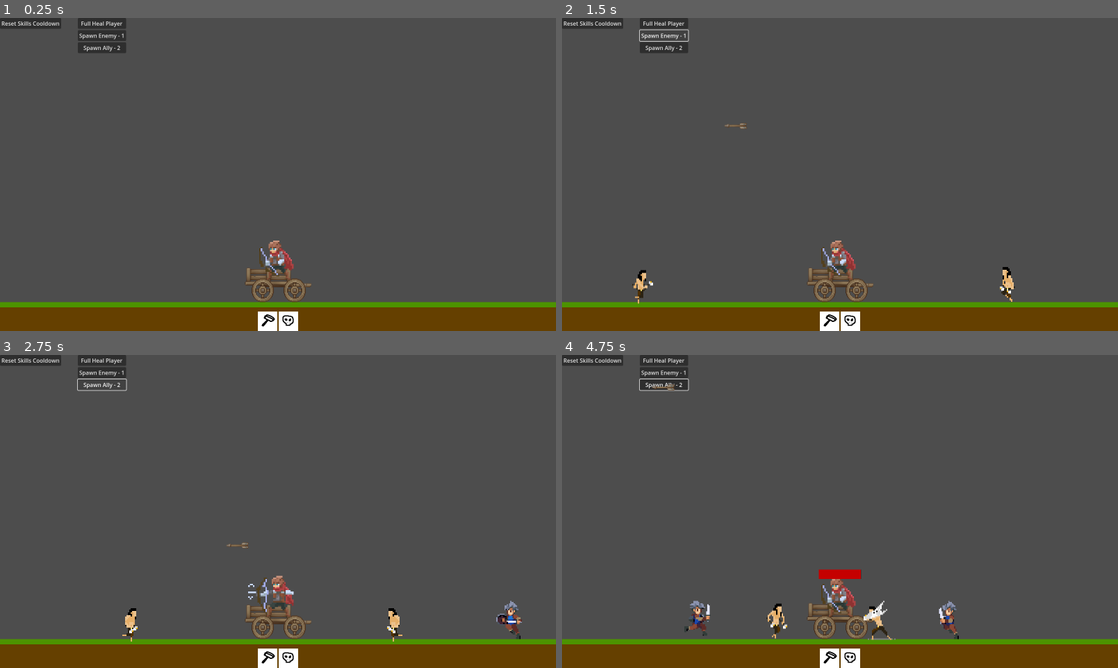
Above: before the commit, frames 1-4 (two rows, left to right).
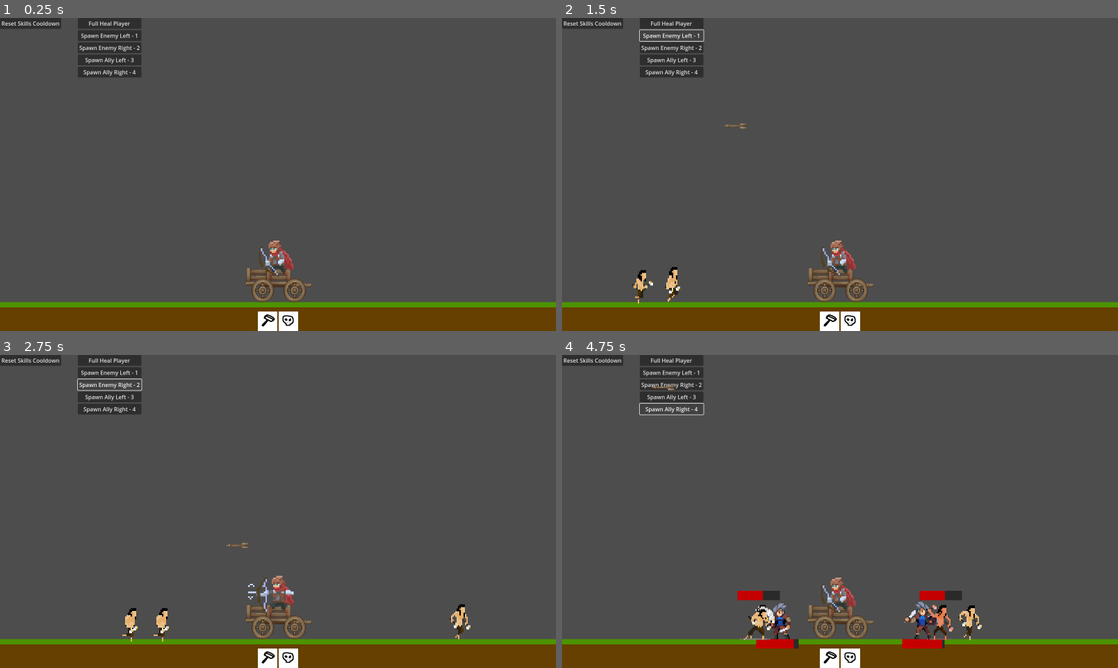
Above: after the commit, the same moments.

Repository: GesunderApfel/TowerDefense_Prototype
Game: Godot game, scene res://scenes/combat/combat_test/combat_manager.tscn
Two runs of this game, one before a commit and one after it. Both use one fixed random seed, a clock stepped at 60 frames per second and the inputs below. The project has no main scene, so this scene is started directly.
Inputs (mouse positions are in pixels of both pictures, inside the frame that each line leads up to):
- Up to frame 1 (0.25 s): no input
- Up to frame 2 (1.5 s): click (662, 36) at 0.5 s, where only the run before the commit has a clickable "Spawn Enemy - 1"; click (673, 36) at 1.25 s, where only the run after the commit has a clickable "Spawn Enemy Left - 1"
- Up to frame 3 (2.75 s): click (100, 386) at 2 s, where only the run before the commit has a clickable "Spawn Ally - 2"
- Up to frame 4 (4.75 s): click (673, 386) at 2.75 s, where only the run after the commit has a clickable "Spawn Enemy Right - 2"; click (673, 395) at 3.5 s, where only the run after the commit has a clickable "Spawn Ally Left - 3"; click (673, 408) at 4.25 s, where only the run after the commit has a clickable "Spawn Ally Right - 4"

The runs differ from the first frame. In frame 1, 1.2% of the frame differs, in the area x 14-26%, y 0-19%; in frame 2, 1.5%; in frame 3, 1.9%; in frame 4, 4.2%, in the area x 13-76%, y 0-94%.

Commit message:
enemies and allies are fighting each other

Diff:
--- a/scenes/combat/combat_test/ally.tscn
+++ b/scenes/combat/combat_test/ally.tscn
@@ -1,8 +1,9 @@
-[gd_scene load_steps=61 format=3 uid="uid://b5p148lejp4uu"]
+[gd_scene load_steps=62 format=3 uid="uid://b5p148lejp4uu"]
 
 [ext_resource type="Script" path="res://scripts/combat/combat_ally.gd" id="1_drlv4"]
 [ext_resource type="Texture2D" uid="uid://dc1jg1uunsqgw" path="res://assets/graphics/combat/combat_test_graphics/Characters/Allies/char_blue.png" id="2_ldxid"]
 [ext_resource type="Script" path="res://scripts/core/animation_tree_state.gd" id="3_njq74"]
+[ext_resource type="PackedScene" uid="uid://bl51pk2vko0vm" path="res://scenes/combat/combat_health_bar.tscn" id="4_woj7t"]
 
 [sub_resource type="CapsuleShape2D" id="CapsuleShape2D_ae3ur"]
 radius = 8.05604
@@ -282,11 +283,11 @@
 
 [sub_resource type="AnimationNodeStateMachineTransition" id="AnimationNodeStateMachineTransition_ix56n"]
 advance_mode = 2
-advance_expression = "current_state == DYING"
+advance_expression = "current_state == \"DYING\""
 
 [sub_resource type="AnimationNodeStateMachineTransition" id="AnimationNodeStateMachineTransition_dp8mg"]
 advance_mode = 2
-advance_expression = "current_state == DYING"
+advance_expression = "current_state == \"DYING\""
 
 [sub_resource type="AnimationNodeStateMachineTransition" id="AnimationNodeStateMachineTransition_eb3o7"]
 advance_mode = 2
@@ -294,16 +295,15 @@
 
 [sub_resource type="AnimationNodeStateMachineTransition" id="AnimationNodeStateMachineTransition_o1u7p"]
 advance_mode = 2
-advance_expression = "current_state == ATTACKING"
+advance_expression = "current_state == \"ATTACKING\""
 
 [sub_resource type="AnimationNodeStateMachineTransition" id="AnimationNodeStateMachineTransition_x82gb"]
 advance_mode = 2
-advance_expression = "current_state == AllyState.ATTACKING"
+advance_expression = "current_state == \"ATTACKING\""
 
 [sub_resource type="AnimationNodeStateMachineTransition" id="AnimationNodeStateMachineTransition_hqw3u"]
 switch_mode = 2
 advance_mode = 2
-advance_expression = "current_state == AllyState.IDLE"
 
 [sub_resource type="AnimationNodeStateMachineTransition" id="AnimationNodeStateMachineTransition_w2any"]
 switch_mode = 2
@@ -311,7 +311,7 @@
 
 [sub_resource type="AnimationNodeStateMachineTransition" id="AnimationNodeStateMachineTransition_0fk00"]
 advance_mode = 2
-advance_expression = "current_state == DYING"
+advance_expression = "current_state == \"DYING\""
 
 [sub_resource type="AnimationNodeStateMachine" id="AnimationNodeStateMachine_mp8ts"]
 states/End/position = Vector2(628, 215)
@@ -338,7 +338,7 @@
 "times": PackedFloat32Array(0),
 "transitions": PackedFloat32Array(1),
 "update": 1,
-"values": [&"walk"]
+"values": [&"idle"]
 }
 tracks/1/type = "value"
 tracks/1/imported = false
@@ -477,6 +477,8 @@
 }
 
 [node name="Ally" type="CharacterBody2D" groups=["ally"]]
+collision_layer = 4
+collision_mask = 5
 script = ExtResource("1_drlv4")
 
 [node name="CollisionShape2D" type="CollisionShape2D" parent="."]
@@ -489,7 +491,7 @@
 [node name="Areas_FacingRight" type="Node2D" parent="Areas"]
 
 [node name="AttackArea_Melee_R" type="Area2D" parent="Areas/Areas_FacingRight"]
-collision_mask = 2
+collision_layer = 0
 
 [node name="CollisionShape2D" type="CollisionShape2D" parent="Areas/Areas_FacingRight/AttackArea_Melee_R"]
 position = Vector2(0, -62.585)
@@ -499,13 +501,15 @@
 visible = false
 
 [node name="AttackArea_Melee_L" type="Area2D" parent="Areas/Areas_FacingLeft"]
-collision_mask = 2
+collision_layer = 0
 
 [node name="CollisionShape2D" type="CollisionShape2D" parent="Areas/Areas_FacingLeft/AttackArea_Melee_L"]
 position = Vector2(0, -62.585)
 shape = SubResource("CircleShape2D_aipwp")
 
 [node name="Area_AttackRadius" type="Area2D" parent="Areas"]
+collision_layer = 4
+collision_mask = 5
 
 [node name="CollisionShape2D" type="CollisionShape2D" parent="Areas/Area_AttackRadius"]
 position = Vector2(0, -46)
@@ -519,7 +523,7 @@
 texture_filter = 1
 position = Vector2(1.49925, -28)
 sprite_frames = SubResource("SpriteFrames_7a1dv")
-animation = &"walk"
+animation = &"idle"
 
 [node name="AnimationTree" type="AnimationTree" parent="Visuals"]
 active = false
@@ -533,3 +537,15 @@
 libraries = {
 "": SubResource("AnimationLibrary_jp5sj")
 }
+
+[node name="Timers" type="Node" parent="."]
+
+[node name="timer_wait_after_melee_attack" type="Timer" parent="Timers"]
+wait_time = 3.0
+one_shot = true
+
+[node name="timer_transition_idle_walk" type="Timer" parent="Timers"]
+wait_time = 0.1
+one_shot = true
+
+[node name="CombatHealthBar" parent="." instance=ExtResource("4_woj7t")]
--- a/scenes/combat/combat_test/enemy.tscn
+++ b/scenes/combat/combat_test/enemy.tscn
@@ -1,9 +1,10 @@
-[gd_scene load_steps=56 format=3 uid="uid://kd4xv22ktbk8"]
+[gd_scene load_steps=58 format=3 uid="uid://kd4xv22ktbk8"]
 
 [ext_resource type="Script" path="res://scripts/combat/enemy.gd" id="1_5ktnc"]
 [ext_resource type="Texture2D" uid="uid://bsx3bcku7oeis" path="res://assets/graphics/combat/combat_test_graphics/Characters/Enemies/pixelAxeBandit/Axe Bandit Attack.png" id="2_yug3r"]
 [ext_resource type="Texture2D" uid="uid://ceyx3ssv54iea" path="res://assets/graphics/combat/combat_test_graphics/Characters/Enemies/pixelAxeBandit/Axe Bandit.png" id="3_q7iku"]
 [ext_resource type="Texture2D" uid="uid://dgdveeepmxvqc" path="res://assets/graphics/combat/combat_test_graphics/Characters/Enemies/pixelAxeBandit/axe bandit run.png" id="4_682wd"]
+[ext_resource type="Script" path="res://scripts/core/animation_tree_state.gd" id="5_458rn"]
 [ext_resource type="PackedScene" uid="uid://bl51pk2vko0vm" path="res://scenes/combat/combat_health_bar.tscn" id="5_tcx13"]
 
 [sub_resource type="CapsuleShape2D" id="CapsuleShape2D_yqcq4"]
@@ -12,6 +13,8 @@
 
 [sub_resource type="CircleShape2D" id="CircleShape2D_qmhym"]
 radius = 39.55
+
+[sub_resource type="CircleShape2D" id="CircleShape2D_irewp"]
 
 [sub_resource type="AtlasTexture" id="AtlasTexture_q0c2f"]
 atlas = ExtResource("2_yug3r")
@@ -198,56 +201,58 @@
 
 [sub_resource type="AnimationNodeStateMachineTransition" id="AnimationNodeStateMachineTransition_m0fdm"]
 advance_mode = 2
-advance_condition = &"IsAttacking"
+advance_expression = "current_state == \"ATTACKING\""
 
 [sub_resource type="AnimationNodeStateMachineTransition" id="AnimationNodeStateMachineTransition_i3hya"]
 advance_mode = 2
-advance_condition = &"IsWalking"
+advance_expression = "current_state == \"WALKING\""
 
 [sub_resource type="AnimationNodeStateMachineTransition" id="AnimationNodeStateMachineTransition_70ga5"]
 switch_mode = 2
 advance_mode = 2
+advance_expression = "current_state == \"IDLE\""
 
 [sub_resource type="AnimationNodeStateMachineTransition" id="AnimationNodeStateMachineTransition_o6vab"]
 advance_mode = 2
-advance_condition = &"IsAttacking"
+advance_expression = "current_state == \"ATTACKING\""
 
 [sub_resource type="AnimationNodeStateMachineTransition" id="AnimationNodeStateMachineTransition_xs3ie"]
 advance_mode = 2
-advance_condition = &"IsBerserk"
+advance_expression = "current_state == \"SKILL_BERSERK\""
 
 [sub_resource type="AnimationNodeStateMachineTransition" id="AnimationNodeStateMachineTransition_4h8bo"]
 advance_mode = 2
-advance_condition = &"IsAttacking"
+advance_expression = "current_state == \"IDLE\""
 
 [sub_resource type="AnimationNodeStateMachineTransition" id="AnimationNodeStateMachineTransition_xl4w3"]
 priority = 0
 advance_mode = 2
-advance_condition = &"IsGettingHit"
+advance_expression = "current_state == \"GETTING_HIT\""
 
 [sub_resource type="AnimationNodeStateMachineTransition" id="AnimationNodeStateMachineTransition_ejr6j"]
 priority = 0
 advance_mode = 2
-advance_condition = &"IsGettingHit"
+advance_expression = "current_state == \"GETTING_HIT\""
 
 [sub_resource type="AnimationNodeStateMachineTransition" id="AnimationNodeStateMachineTransition_5xnos"]
 switch_mode = 2
 advance_mode = 2
+advance_expression = "current_state == \"IDLE\""
 
 [sub_resource type="AnimationNodeStateMachineTransition" id="AnimationNodeStateMachineTransition_lxv50"]
 switch_mode = 2
 advance_mode = 2
-advance_condition = &"IsAttacking"
+advance_expression = "current_state == \"ATTACKING\""
 
 [sub_resource type="AnimationNodeStateMachineTransition" id="AnimationNodeStateMachineTransition_owntu"]
 priority = 0
 advance_mode = 2
-advance_condition = &"IsGettingHit"
+advance_expression = "current_state == \"GETTING_HIT\""
 
 [sub_resource type="AnimationNodeStateMachineTransition" id="AnimationNodeStateMachineTransition_mpjnn"]
 switch_mode = 2
 advance_mode = 2
-advance_condition = &"IsWalking"
+advance_expression = "current_state == \"WALKING\""
 
 [sub_resource type="AnimationNodeStateMachine" id="AnimationNodeStateMachine_6m1py"]
 states/End/position = Vector2(1081, 111)
@@ -495,7 +500,7 @@
 
 [node name="CharacterBody2D" type="CharacterBody2D" groups=["enemy"]]
 position = Vector2(500, 0)
-collision_mask = 2
+collision_mask = 6
 script = ExtResource("1_5ktnc")
 
 [node name="CollisionShape2D" type="CollisionShape2D" parent="."]
@@ -503,26 +508,36 @@
 shape = SubResource("CapsuleShape2D_yqcq4")
 debug_color = Color(0.992482, 0, 0.251412, 0.42)
 
-[node name="Areas_FacingRight" type="Node2D" parent="."]
-rotation = 6.28319
-
-[node name="AttackArea_Melee_R" type="Area2D" parent="Areas_FacingRight"]
-collision_mask = 2
-
-[node name="CollisionShape2D" type="CollisionShape2D" parent="Areas_FacingRight/AttackArea_Melee_R"]
+[node name="Areas" type="Node2D" parent="."]
+
+[node name="Areas_FacingRight" type="Node2D" parent="Areas"]
+
+[node name="AttackArea_Melee_R" type="Area2D" parent="Areas/Areas_FacingRight"]
+collision_mask = 6
+
+[node name="CollisionShape2D" type="CollisionShape2D" parent="Areas/Areas_FacingRight/AttackArea_Melee_R"]
 position = Vector2(0, -62.585)
 shape = SubResource("CircleShape2D_qmhym")
 
-[node name="Areas_FacingLeft" type="Node2D" parent="."]
+[node name="Areas_FacingLeft" type="Node2D" parent="Areas"]
 visible = false
-rotation = 6.28319
-
-[node name="AttackArea_Melee_L" type="Area2D" parent="Areas_FacingLeft"]
-collision_mask = 2
-
-[node name="CollisionShape2D" type="CollisionShape2D" parent="Areas_FacingLeft/AttackArea_Melee_L"]
+
+[node name="AttackArea_Melee_L" type="Area2D" parent="Areas/Areas_FacingLeft"]
+collision_mask = 6
+
+[node name="CollisionShape2D" type="CollisionShape2D" parent="Areas/Areas_FacingLeft/AttackArea_Melee_L"]
 position = Vector2(0, -62.585)
 shape = SubResource("CircleShape2D_qmhym")
+
+[node name="Area_ScanRadius" type="Area2D" parent="Areas"]
+collision_layer = 0
+collision_mask = 6
+
+[node name="CollisionShape2D" type="CollisionShape2D" parent="Areas/Area_ScanRadius"]
+position = Vector2(3, -53)
+scale = Vector2(15, 15)
+shape = SubResource("CircleShape2D_irewp")
+debug_color = Color(0.772201, 0.443305, 9.62615e-07, 0.42)
 
 [node name="Animator" type="Node2D" parent="."]
 
@@ -537,10 +552,7 @@
 active = false
 tree_root = SubResource("AnimationNodeStateMachine_6m1py")
 anim_player = NodePath("../AnimationPlayer")
-parameters/conditions/IsAttacking = false
-parameters/conditions/IsBerserk = false
-parameters/conditions/IsGettingHit = false
-parameters/conditions/IsWalking = false
+script = ExtResource("5_458rn")
 
 [node name="AnimationPlayer" type="AnimationPlayer" parent="Animator"]
 libraries = {
--- a/scripts/combat/arrow.gd
+++ b/scripts/combat/arrow.gd
@@ -2,6 +2,8 @@
 
 var direction : Vector2
 @export var speed : float = 100
+
+var is_destroyed = false
 
 func set_direction(value):
 	self.direction = value
@@ -10,8 +12,13 @@
 	position += delta * direction * speed
 
 
+
 func _on_area_body_entered(body):
+	if is_destroyed:
+		return
+
 	if body.is_in_group("enemy"):
 		body.receive_damage(2)
+		is_destroyed = true
 		queue_free()
 	pass # Replace with function body.
--- a/scripts/combat/combat_ally.gd
+++ b/scripts/combat/combat_ally.gd
@@ -22,15 +22,17 @@
 
 var current_state := AllyState.DEFEND_CARRIAGE
 
-
+var body2D : Node = self
 var carriage : Node
 var target : Node
 
 @export var carriage_defense_radius := 200.0
 
 # members
-var attack : int = 2
-var health : int = 18
+var health : int
+var max_health : int = 18
+var attack : int = 4
+var defense: int = 0
 var move_speed : float = 200
 
 
@@ -44,19 +46,39 @@
 @onready var attack_area_melee_l = $Areas/Areas_FacingLeft/AttackArea_Melee_L
 @onready var area_attack_radius = $Areas/Area_AttackRadius
 
+@onready var timer_wait_after_melee_attack = $Timers/timer_wait_after_melee_attack
+@onready var timer_transition_idle_walk = $Timers/timer_transition_idle_walk
+
+
 var is_looking_left : bool = false
 
 func _ready():
+	health = max_health
+
 	animation_tree.active = true
 
 	var dyingTimer = Timer.new()
 	dyingTimer.wait_time = animation_tree.get_animation("dying").length
 	dyingTimer.one_shot = true
-	animation_timer_dict[AnimationTreeState] = dyingTimer
+	animation_timer_dict[AnimationTreeState.DYING] = dyingTimer
+
+
+	timer_transition_idle_walk.wait_time = \
+		animation_tree.get_animation("walking").length / 2
+	timer_transition_idle_walk.one_shot = true
+	animation_timer_dict[AnimationTreeState.WALKING] = timer_transition_idle_walk
+
+	var timer_attack_animation_duration = Timer.new()
+	timer_attack_animation_duration.wait_time = \
+		animation_tree.get_animation("attacking").length
+	timer_attack_animation_duration.one_shot = true
+	animation_timer_dict[AnimationTreeState.ATTACKING] = timer_attack_animation_duration
+
+	sprite.flip_h = is_looking_left
 	pass
 
-
 func _physics_process(delta):
+	#print(current_state)
 	match current_state:
 		AllyState.DEFEND_CARRIAGE:
 			state_defend_carriage()
@@ -81,27 +103,64 @@
 	var is_carriage_left = carriage_direction.x < 0
 
 	if position.distance_to(carriage.position) < carriage_defense_radius:
-		animation_tree.current_state = AnimationTreeState.keys()[AnimationTreeState.IDLE]
-		animation_tree.iswalking = false
+		animation_tree.current_state = \
+			AnimationTreeState.keys()[AnimationTreeState.IDLE]
 		if is_carriage_left == is_looking_left:
 			is_looking_left = not is_looking_left # turn player in next frame
 	else:
 		is_looking_left = is_carriage_left
-		animation_tree.current_state = AnimationTreeState.keys()[AnimationTreeState.WALKING]
-		animation_tree.iswalking = true
+		animation_tree.current_state = \
+			AnimationTreeState.keys()[AnimationTreeState.WALKING]
 		velocity = move_speed * carriage_direction
 		move_and_slide()
 	pass
 
 func state_attack_target():
-	# if no enemies are in attack radius
-	#	change state to DEFEND_CARRIAGE
-	# if enemy is in hit range
-	#	attack
-	#	animation_tree.current_state = AnimationTreeState.ATTACKING
-	# else
+	# if attacked, wait half the time to make next decision
+
+	if animation_timer_dict[AnimationTreeState.WALKING].is_stopped():
+		animation_tree.current_state = \
+			AnimationTreeState.keys()[AnimationTreeState.IDLE]
+
+	if not timer_wait_after_melee_attack.is_stopped() \
+		and timer_wait_after_melee_attack.time_left > \
+			(timer_wait_after_melee_attack.wait_time / 2):
+				return
+
+
+	var enemy : Node
+
+	var nearest_distance = 10000
+	for body in area_attack_radius.get_overlapping_bodies():
+		if body.is_in_group("enemy"):
+			if nearest_distance > body.position.distance_to(position):
+				nearest_distance = body.position.distance_to(position)
+				enemy = body
+
+	# if no enemies are in attack radius -> defend
+	if enemy == null:
+		current_state = AllyState.DEFEND_CARRIAGE
+		return
+
+
+	# check if enemy is in hit range
+	var area = attack_area_melee_l if is_looking_left else attack_area_melee_r
+	if area.overlaps_body(enemy):
+			if timer_wait_after_melee_attack.is_stopped():
+				timer_wait_after_melee_attack.start()
+				enemy.receive_damage(attack)
+				animation_tree.current_state = \
+					AnimationTreeState.keys()[AnimationTreeState.ATTACKING]
+	else:
+		animation_tree.current_state = \
+			AnimationTreeState.keys()[AnimationTreeState.WALKING]
+
+		animation_timer_dict[AnimationTreeState.WALKING].start()
+		var direction_to_enemy = position.direction_to(enemy.position)
+		velocity = direction_to_enemy * move_speed
+		is_looking_left = false if direction_to_enemy.x > 0 else true
+		move_and_slide()
 	#	walk to enemy
-	#	animation_tree.current_state = AnimationTreeState.WALKING
 
 	pass
 
@@ -116,3 +175,16 @@
 		pass
 	queue_free()
 	pass
+
+
+
+
+@onready var combat_health_bar = $CombatHealthBar
+
+func receive_damage(damage):
+	health -= max(damage-defense,0)
+	combat_health_bar.update_health_value(float(health) / float(max_health) * 100.0)
+
+	if health <= 0:
+		current_state= AllyState.DYING
+	pass
--- a/scripts/combat/combat_carriage.gd
+++ b/scripts/combat/combat_carriage.gd
@@ -34,7 +34,7 @@
 	health = maxHealth
 	update_healthbar()
 
-func take_damage(damage):
+func receive_damage(damage):
 	health -= damage
 	animation_player.play("shake")
 	update_healthbar()
--- a/scripts/combat/combat_manager.gd
+++ b/scripts/combat/combat_manager.gd
@@ -12,7 +12,8 @@
 
 # Called when the node enters the scene tree for the first time.
 func _ready():
-	CombatDebug.bind_debug_method(spawn_ally, "Spawn Ally", KEY_2)
+	CombatDebug.bind_debug_method(debug_spawn_left, "Spawn Ally Left", KEY_3)
+	CombatDebug.bind_debug_method(debug_spawn_right, "Spawn Ally Right", KEY_4)
 
 	var combatUI = COMBAT_UI.instantiate()
 	get_tree().root.add_child.call_deferred(combatUI)
@@ -29,11 +30,32 @@
 func spawn_ally():
 	var ally = ALLY.instantiate()
 	var spawning_left : bool = randi_range(0,1)
-	var spawning_direction : float = 1 if spawning_left else -1
+	var spawning_direction : float = -1 if spawning_left else 1
 
 	ally.global_position = carriage.global_position \
-	+ Vector2(800.0 * spawning_direction, 0)
-	ally.is_looking_left = spawning_left
+	+ Vector2(180 * spawning_direction, 0)
+	ally.is_looking_left = not spawning_left
+
 	ally.carriage = carriage
 	# TODO: ground height must be set in this class
 	self.add_child(ally)
+
+func debug_spawn_left():
+	var ally = ALLY.instantiate()
+
+	ally.global_position = carriage.global_position \
+	+ Vector2(180.0 * -1, 0)
+	ally.is_looking_left = false
+	ally.carriage = carriage
+	# TODO: ground height must be set in this class
+	self.add_child(ally)
+
+func debug_spawn_right():
+	var ally = ALLY.instantiate()
+
+	ally.global_position = carriage.global_position \
+	+ Vector2(180.0 * 1, 0)
+	ally.is_looking_left = true
+	ally.carriage = carriage
+	# TODO: ground height must be set in this class
+	self.add_child(ally)
--- a/scripts/combat/enemy.gd
+++ b/scripts/combat/enemy.gd
@@ -17,6 +17,18 @@
 	GET_HIT,
 	DYING,
 }
+
+enum AnimationTreeState{
+	IDLE,
+	WALKING,
+	ATTACKING,
+	SKILL_BERSERK,
+	GETTING_HIT,
+}
+
+
+var carriage
+var body2D : Node = self
 
 
 var current_state := EnemyState.GO_TO_TARGET
@@ -45,11 +57,12 @@
 
 # Physics & Colliders
 @onready var collision_shape_2d = $CollisionShape2D
-@onready var areas_facing_right = $Areas_FacingRight
-@onready var areas_facing_left = $Areas_FacingLeft
-
-@onready var attack_area_melee_r = $Areas_FacingRight/AttackArea_Melee_R
-@onready var attack_area_melee_l = $Areas_FacingLeft/AttackArea_Melee_L
+@onready var areas_facing_right = $Areas/Areas_FacingRight
+@onready var areas_facing_left = $Areas/Areas_FacingLeft
+
+@onready var attack_area_melee_r = $Areas/Areas_FacingRight/AttackArea_Melee_R
+@onready var attack_area_melee_l = $Areas/Areas_FacingLeft/AttackArea_Melee_L
+@onready var area_scan_radius = $Areas/Area_ScanRadius
 
 # Timers
 @onready var attack_timer : Timer = $Timers/Attacks/AttackTimer
@@ -68,8 +81,28 @@
 	timer_getting_hit.one_shot = true
 	self.add_child(timer_getting_hit)
 
+func _process(_delta):
+	find_next_target()
+
+func find_next_target():
+	var nextTarget : Node
+	var nearest_distance := 10000
+
+	for body in area_scan_radius.get_overlapping_bodies():
+		if body.is_in_group("ally"):
+			if nearest_distance > position.distance_to(body.position):
+				nearest_distance = position.distance_to(body.position)
+				nextTarget = body
+
+	if nextTarget == null:
+		nextTarget  = carriage
+
+	target = nextTarget
+	is_looking_left = true if target.position.x < 0 else false
+	# print(target.name)
+	pass
+
 func _physics_process(delta):
-
 	if target == null:
 		return
 
@@ -94,16 +127,16 @@
 
 
 func go_to_target():
-	animation_tree.set("parameters/conditions/IsWalking", true)
-	animation_tree.set("parameters/conditions/IsAttacking", false)
+	animation_tree.set_current_state(AnimationTreeState.keys() \
+		[AnimationTreeState.WALKING])
 	velocity = position.direction_to(target.position) * move_speed
 	move_and_slide()
 
 	if attack_area_melee_r.overlaps_body(target.body2D) \
 	or attack_area_melee_l.overlaps_body(target.body2D):
 		current_state = EnemyState.ATTACK_TARGET
-		animation_tree.set("parameters/conditions/IsWalking", false)
-		animation_tree.set("parameters/conditions/IsAttacking", true)
+		animation_tree.set_current_state(AnimationTreeState.keys() \
+			[AnimationTreeState.ATTACKING])
 	pass
 
 func attack():
@@ -112,7 +145,8 @@
 
 	# is skill possible?
 	if skill_berserk_duration.is_stopped():
-		animation_tree.set("parameters/conditions/IsBerserk", false)
+		animation_tree.set_current_state(AnimationTreeState.keys() \
+			[AnimationTreeState.IDLE])
 		is_berserk = false
 		sprite.modulate = Color(1,1,1)
 		if skill_berserk_cooldown.is_stopped():
@@ -125,20 +159,22 @@
 		skill_berserk_duration.start()
 		skill_berserk_cooldown.start()
 		is_berserk = true
-		animation_tree.set("parameters/conditions/IsAttacking", false)
-		animation_tree.set("parameters/conditions/IsBerserk", true)
+		animation_tree.set_current_state(AnimationTreeState.keys() \
+			[AnimationTreeState.SKILL_BERSERK])
 	else:
 		if is_berserk:
 			if skill_berserk_timer.is_stopped():
 				skill_berserk_timer.start()
-				target.take_damage(attack_damage)
+				target.receive_damage(attack_damage)
 		else:
 			if attack_timer.is_stopped():
 				attack_timer.start()
-				target.take_damage(attack_damage)
-				animation_tree.set("parameters/conditions/IsAttacking", true)
+				target.receive_damage(attack_damage)
+				animation_tree.set_current_state(AnimationTreeState.keys() \
+					[AnimationTreeState.ATTACKING])
 			else:
-				animation_tree.set("parameters/conditions/IsAttacking", false)
+				animation_tree.set_current_state(AnimationTreeState.keys() \
+					[AnimationTreeState.IDLE])
 	pass
 
 func die():
@@ -146,23 +182,24 @@
 	pass
 
 func get_hit():
-	animation_tree.set("parameters/conditions/IsGettingHit", true)
 	if timer_getting_hit.is_stopped():
 		current_state = return_state
-		animation_tree.set("parameters/conditions/IsGettingHit", false)
 	# play get hit animation
 	pass
 
 func receive_damage(damage):
 	# receive damage
 	health -= max(damage-defense,0)
-	return_state = current_state
+	if not current_state == EnemyState.GET_HIT:
+		return_state = current_state
 	combat_health_bar.update_health_value(float(health) / float(max_health) * 100.0)
 
 	if health <= 0:
 		current_state= EnemyState.DYING
 	else:
-		if not is_berserk:
+		if not is_berserk and attack_timer.is_stopped():
 			current_state= EnemyState.GET_HIT
+			animation_tree.set_current_state(AnimationTreeState.keys() \
+				[AnimationTreeState.GETTING_HIT])
 			timer_getting_hit.start()
 	pass
--- a/scripts/combat/enemy_spawner.gd
+++ b/scripts/combat/enemy_spawner.gd
@@ -12,8 +12,8 @@
 
 func _ready():
 	#$Start.start()
-	CombatDebug.bind_debug_method(spawn_enemy,"Spawn Enemy", KEY_1)
-
+	CombatDebug.bind_debug_method(spawn_enemy_left,"Spawn Enemy Left", KEY_1)
+	CombatDebug.bind_debug_method(spawn_enemy_right,"Spawn Enemy Right", KEY_2)
 func _process(delta):
 	pass
 
@@ -21,6 +21,7 @@
 func spawn_enemy():
 	var enemy = ENEMY_SCN.instantiate()
 	enemy.target = carriage
+	enemy.carriage = carriage
 
 	var horizontal_spawn_direction : int = 0
 
@@ -36,10 +37,24 @@
 	enemy.position = Vector2(pos_x,ground_height)
 	$Enemies.add_child(enemy)
 
+func spawn_enemy_left():
+	var enemy = ENEMY_SCN.instantiate()
+	enemy.target = carriage
+	enemy.carriage = carriage
 
-#func _on_start_timeout():
-	#var i = 0
-	#while i < enemy_amount:
-		#spawnEnemy()
-		#i+=1
-	#$Start.stop()
+	enemy.is_looking_left = false
+	var pos_x : float = carriage.position.x + spawn_offset.x * -1
+
+	enemy.position = Vector2(pos_x,ground_height)
+	$Enemies.add_child(enemy)
+
+func spawn_enemy_right():
+	var enemy = ENEMY_SCN.instantiate()
+	enemy.target = carriage
+	enemy.carriage = carriage
+
+	enemy.is_looking_left = true
+	var pos_x : float = carriage.position.x + spawn_offset.x * 1
+
+	enemy.position = Vector2(pos_x,ground_height)
+	$Enemies.add_child(enemy)
--- a/scripts/core/animation_tree_state.gd
+++ b/scripts/core/animation_tree_state.gd
@@ -1,6 +1,6 @@
 extends AnimationTree
 
-var current_state = null
+var current_state : String = 'NONE'
 
-
-var iswalking = false
+func set_current_state(value : String):
+	current_state = value
Not shown, added: scenes/combat/combat_test/com3409.tmp
Not shown, added: scenes/combat/combat_test/com567A.tmp
